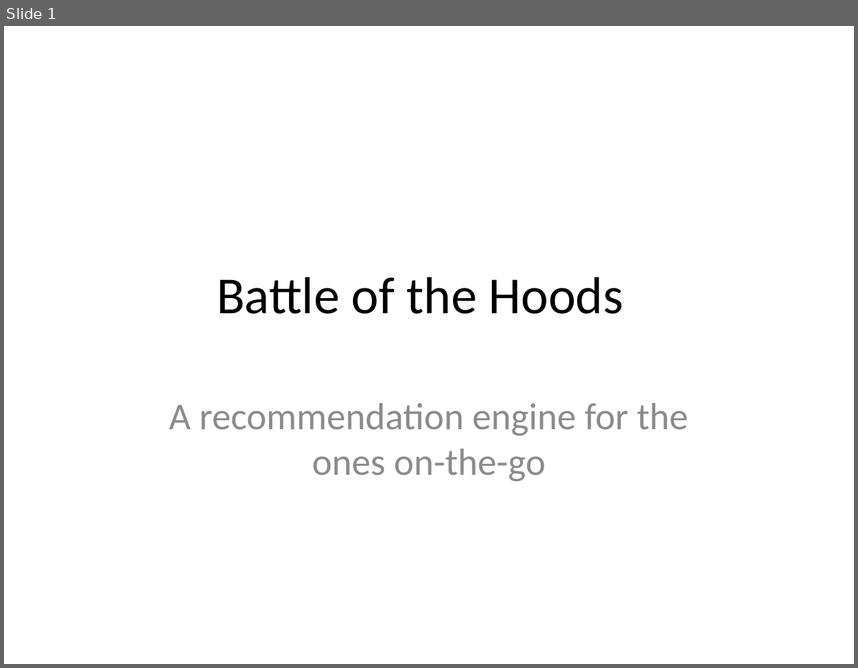
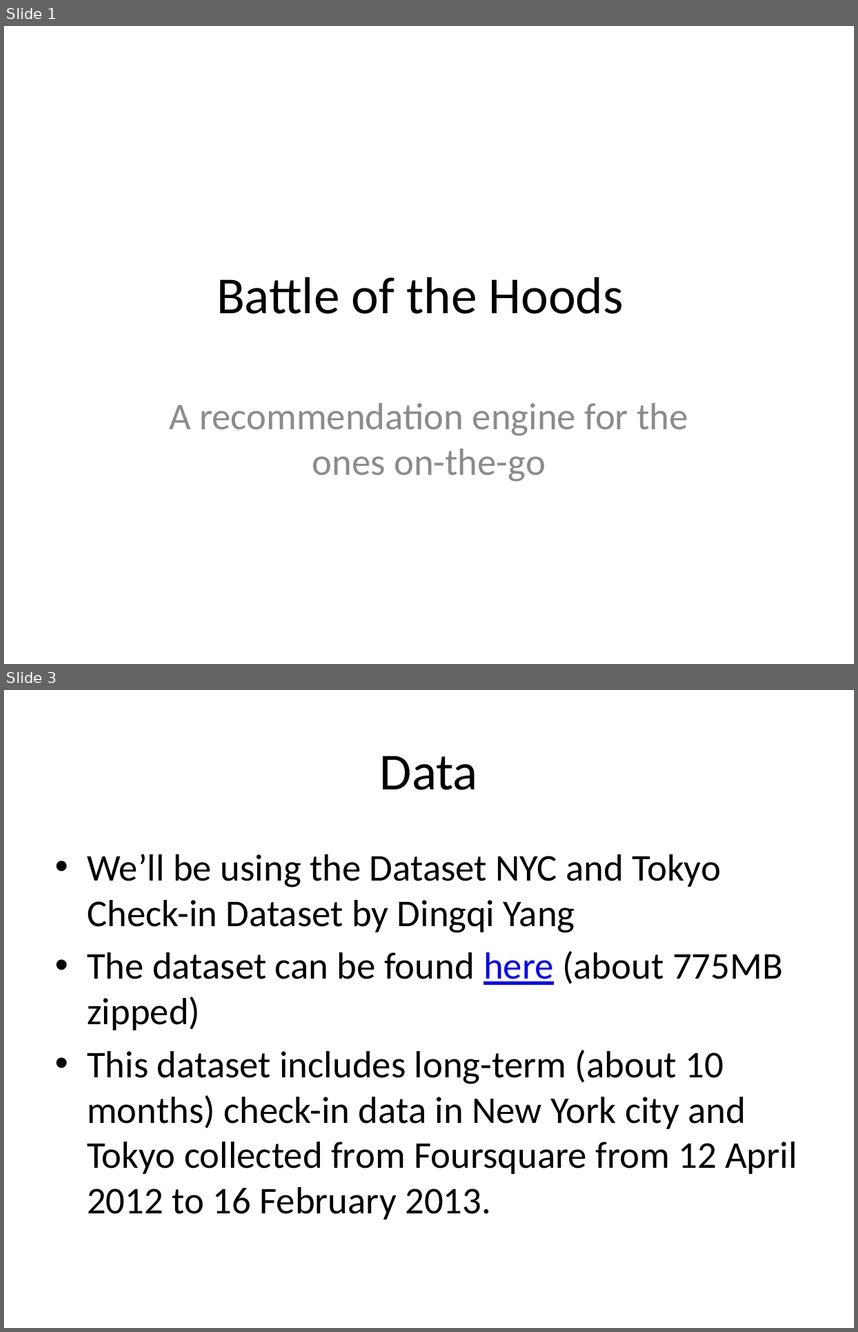
Before and after one commit to seraph-wing/Battle-of-the-Hoods, a slide deck: Battle of the Hoods.pptx. Shown one above the other, each under a label of ours: slide 1 before the commit, slides 1 and 3 after it; the slides between them are not shown. The pictures are 858x668 and 858x1332 pixels, drawn with LibreOffice and Linux fonts; fonts in the diff are those of the drawing. Boxes give left, top, right and bottom in pixels: in the first picture for what was removed or moved away, otherwise in the second. Text is boxed around its words. In the diff, an @@ line names an element or a change of style, - is before the commit and + after.

```diff
--- a/Battle of the Hoods.pptx
+++ b/Battle of the Hoods.pptx
@@ slide 3 added at (4,690,854,1328), background #FFFFFF @@
@@ title added at (380,756,478,790), 44 pt, text #000000 @@
+Data
@@ text added at (87,854,797,1219), 32 pt, text #000000 @@
+• We’ll be using the Dataset NYC and Tokyo Check-in Dataset by Dingqi Yang
+• The dataset can be found here (about 775MB zipped)
+• This dataset includes long-term (about 10 months) check-in data in New York city and Tokyo collected from Foursquare from 12 April 2012 to 16 February 2013.
```
Also in this commit, not shown: 22 other slides added, 1 slide removed, 2 other files.
